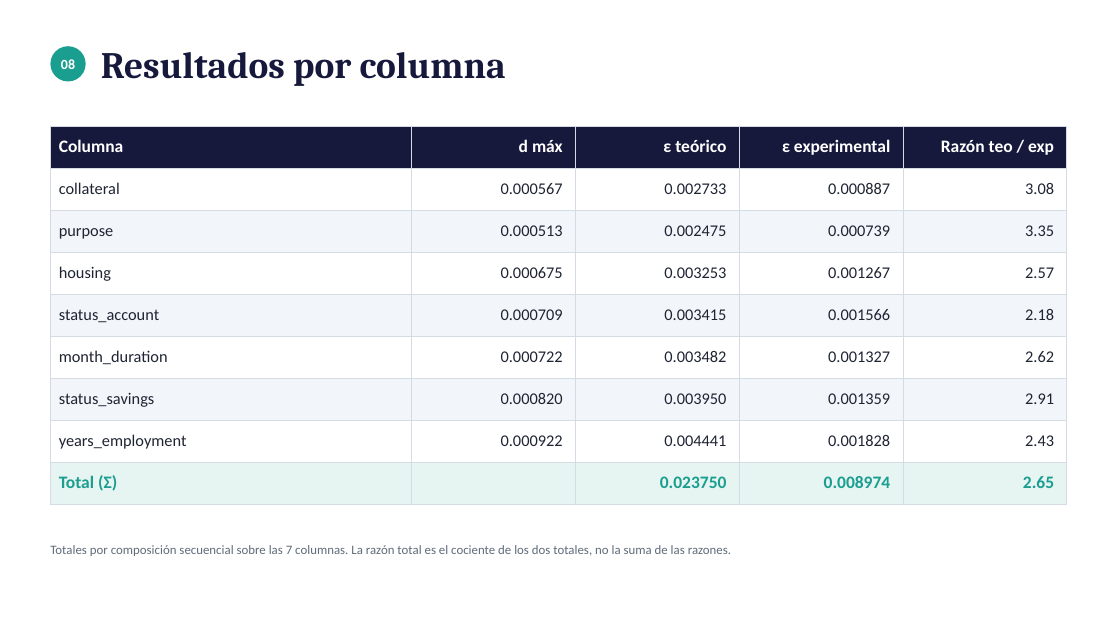
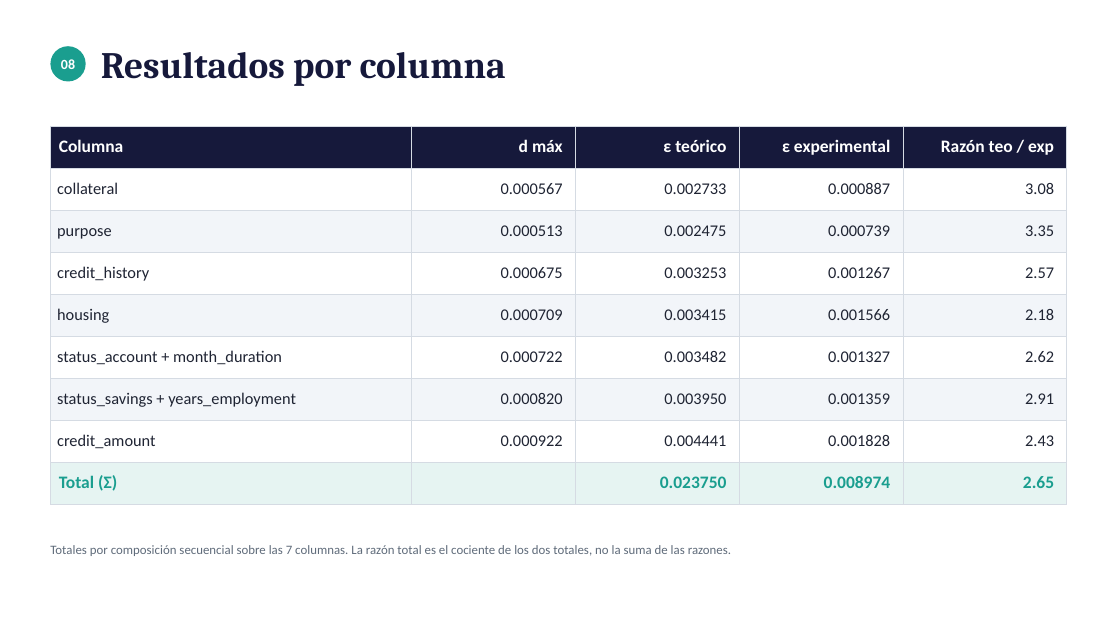
Before and after one commit to tomasSiSa18/TesisPregrado, a slide deck: slide 22 of PresentacionSemana8/PresentacionSemana8.pptx. Drawn at 1120x630 pixels with LibreOffice and Linux fonts; fonts in the diff are those of the drawing. Boxes give left, top, right and bottom in pixels: in the first picture for what was removed or moved away, otherwise in the second. Text is boxed around its words. In the diff, an @@ line names an element or a change of style, - is before the commit and + after.

```diff
--- a/PresentacionSemana8/PresentacionSemana8.pptx
+++ b/PresentacionSemana8/PresentacionSemana8.pptx
@@ table at <box>50,126,1067,504</box> @@
-row 4, column 1: housing
+row 4, column 1: credit_history
-row 5, column 1: status_account
+row 5, column 1: housing
-row 6, column 1: month_duration
+row 6, column 1: status_account + month_duration
-row 7, column 1: status_savings
+row 7, column 1: status_savings + years_employment
-row 8, column 1: years_employment
+row 8, column 1: credit_amount
```
Also in this commit, not shown: 2 other slides changed, 2 other files.
